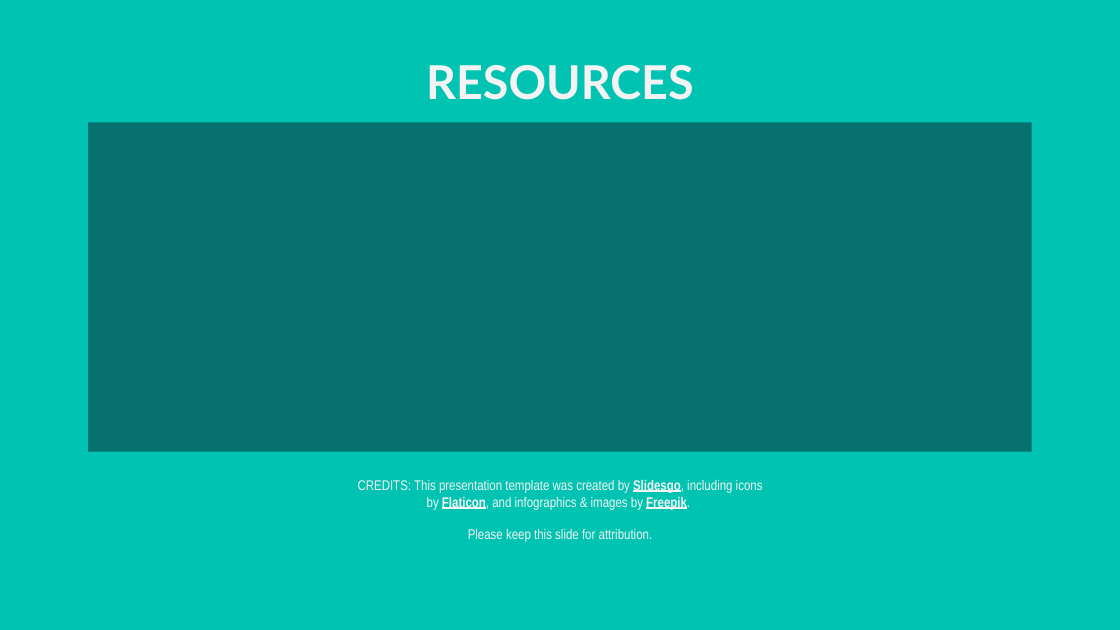
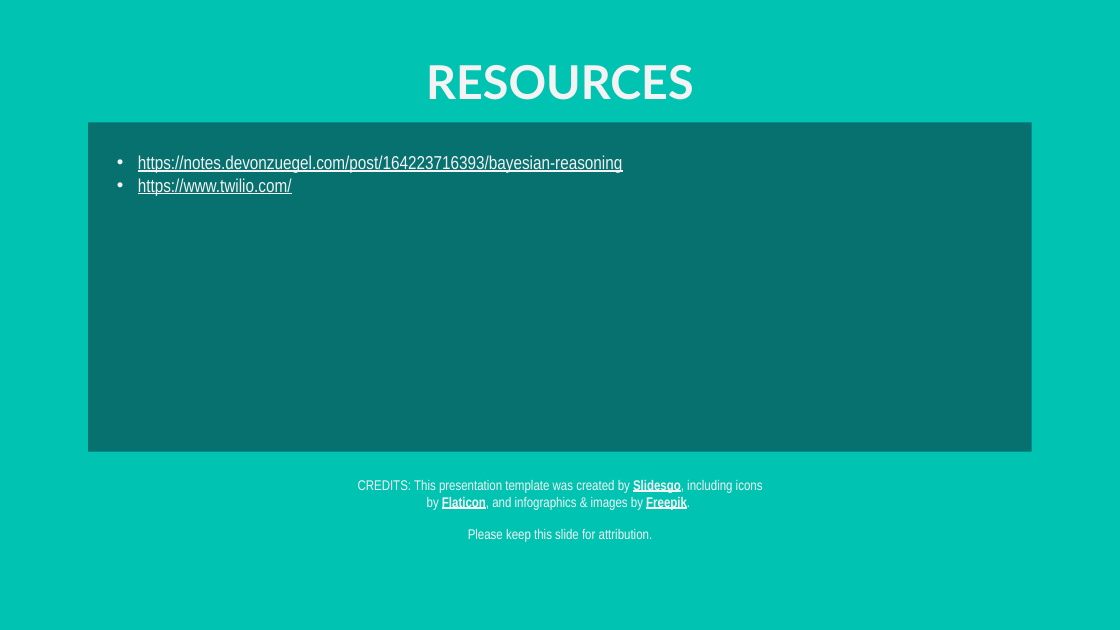
Before and after one commit to jpaglia/oec-2021, a slide deck: slide 15 of TEAMXXX_OEC2021_Programming.pptx (slide 16 before the commit). Drawn at 1120x630 pixels with LibreOffice and Linux fonts; fonts in the diff are those of the drawing; background and template pictures are left out. Boxes give left, top, right and bottom in pixels: in the first picture for what was removed or moved away, otherwise in the second. Text is boxed around its words. In the diff, an @@ line names an element or a change of style, - is before the commit and + after.

Commit message:
ppt and doc

```diff
--- a/TEAMXXX_OEC2021_Programming.pptx
+++ b/TEAMXXX_OEC2021_Programming.pptx
@@ text in rectangle at bbox=[138, 155, 623, 196]: text added @@
+• https://notes.devonzuegel.com/post/164223716393/bayesian-reasoning
+• https://www.twilio.com/
```
Also in this commit, not shown: 5 other slides changed, 7 slides added, 7 slides removed, 1 other file.
